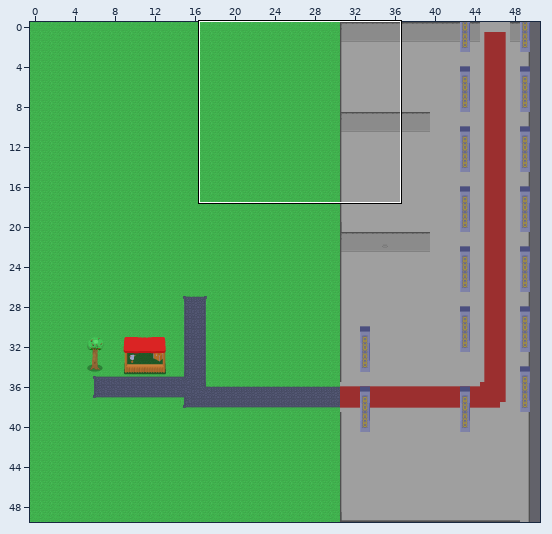
One commit to this Tiled map: assets/mapas/mapa.tmx. Above: a wide view before the commit, with the close-up outlined.
Close-up. Before the edit:
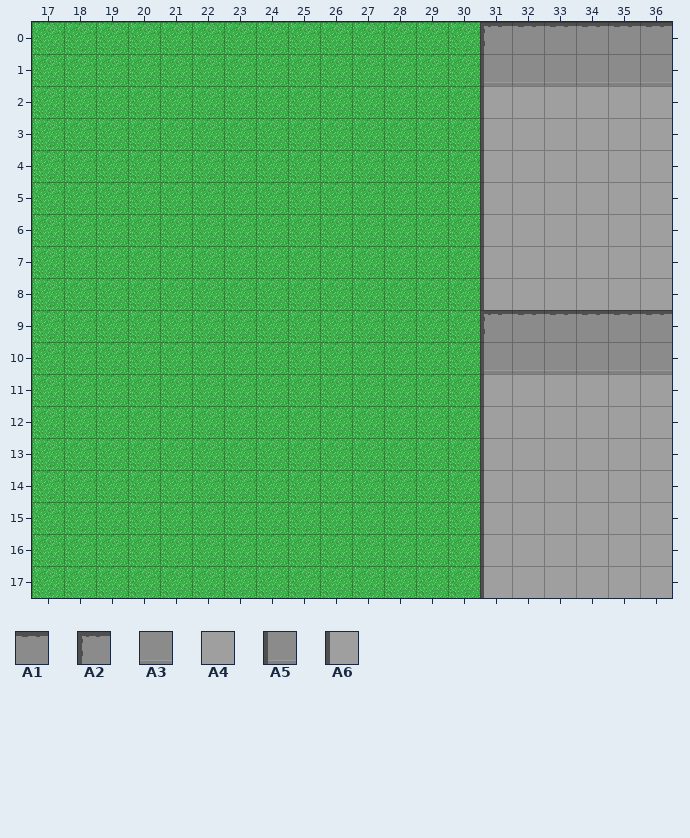
Cells are 32x32 px. Shown: x 17..36, y 0..17. The commit also changed other parts of the map, which this record leaves out.
Key: from "taller2": A1 8, A2 9, A3 23, A4 31, A5 39, A6 54.
__ is an empty cell, ## one hidden under a higher layer.
Layers that did not change in this view are not listed.
Layer "pisoInterior" before, first column x 23:
 0 __ __ __ __ __ __ __ __ A2 A1 A1 A1 A1 A1
 1 __ __ __ __ __ __ __ __ A5 A3 A3 A3 A3 A3
 2 __ __ __ __ __ __ __ __ A6 A4 A4 A4 A4 A4
 3 __ __ __ __ __ __ __ __ A6 A4 A4 A4 A4 A4
 4 __ __ __ __ __ __ __ __ A6 A4 A4 A4 A4 A4
 5 __ __ __ __ __ __ __ __ A6 A4 A4 A4 A4 A4
 6 __ __ __ __ __ __ __ __ A6 A4 A4 A4 A4 A4
 7 __ __ __ __ __ __ __ __ A6 A4 A4 A4 A4 A4
 8 __ __ __ __ __ __ __ __ A6 A4 A4 A4 A4 A4
 9 __ __ __ __ __ __ __ __ ## ## ## ## ## ##
10 __ __ __ __ __ __ __ __ ## ## ## ## ## ##
11 __ __ __ __ __ __ __ __ A6 A4 A4 A4 A4 A4
12 __ __ __ __ __ __ __ __ A6 A4 A4 A4 A4 A4
13 __ __ __ __ __ __ __ __ A6 A4 A4 A4 A4 A4
14 __ __ __ __ __ __ __ __ A6 A4 A4 A4 A4 A4
15 __ __ __ __ __ __ __ __ A6 A4 A4 A4 A4 A4
16 __ __ __ __ __ __ __ __ A6 A4 A4 A4 A4 A4
17 __ __ __ __ __ __ __ __ A6 A4 A4 A4 A4 A4
Layer "taller" before, first column x 23:
 0 __ __ __ __ __ __ __ __ __ __ __ __ __ __
 1 __ __ __ __ __ __ __ __ __ __ __ __ __ __
 2 __ __ __ __ __ __ __ __ __ __ __ __ __ __
 3 __ __ __ __ __ __ __ __ __ __ __ __ __ __
 4 __ __ __ __ __ __ __ __ __ __ __ __ __ __
 5 __ __ __ __ __ __ __ __ __ __ __ __ __ __
 6 __ __ __ __ __ __ __ __ __ __ __ __ __ __
 7 __ __ __ __ __ __ __ __ __ __ __ __ __ __
 8 __ __ __ __ __ __ __ __ __ __ __ __ __ __
 9 __ __ __ __ __ __ __ __ A2 A1 A1 A1 A1 A1
10 __ __ __ __ __ __ __ __ A5 A3 A3 A3 A3 A3
11 __ __ __ __ __ __ __ __ __ __ __ __ __ __
12 __ __ __ __ __ __ __ __ __ __ __ __ __ __
13 __ __ __ __ __ __ __ __ __ __ __ __ __ __
14 __ __ __ __ __ __ __ __ __ __ __ __ __ __
15 __ __ __ __ __ __ __ __ __ __ __ __ __ __
16 __ __ __ __ __ __ __ __ __ __ __ __ __ __
17 __ __ __ __ __ __ __ __ __ __ __ __ __ __
New version:
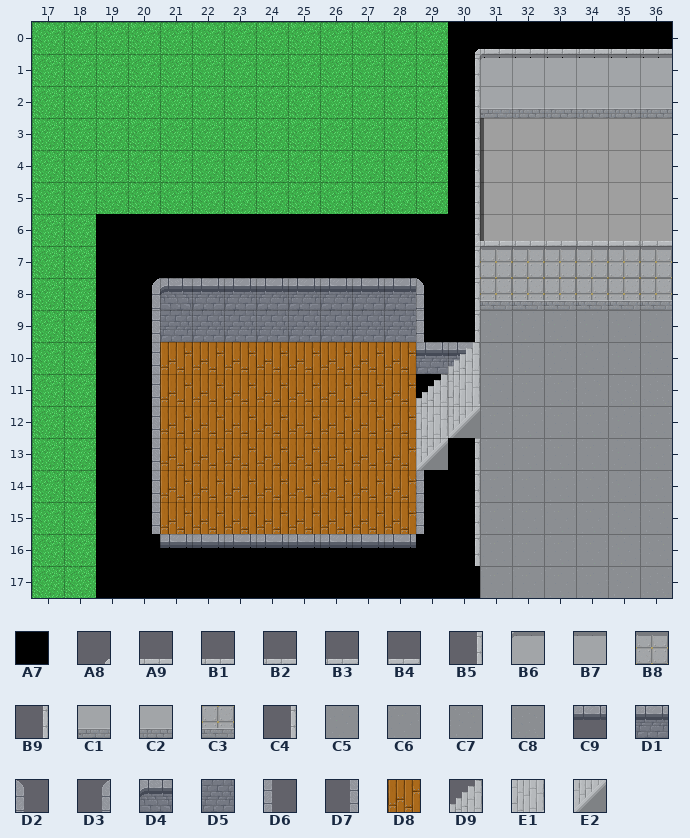
Further tiles: from "algo": A7 0, A8 402, A9 403, B1 404, B2 405, B3 406, B4 407, B5 502, B6 503, B7 504, B8 506, B9 602, C1 603, C2 604, C3 606, C4 702, C5 703, C6 704, C7 706, C8 707, C9 900, D1 902, D2 904, D3 905, D4 906, D5 1002, D6 1004, D7 1005, D8 1101, D9 1105, E1 1205, E2 1305.
Tiles of an added or newly shown layer are drawn over the layers below it.
Difference:
{"where": "layer \"negro\" (added)"}
{"y":0,"x":30,"old":"__ __ __ __ __ __ __","new":"A7 A7 A7 A7 A7 A7 A7"}
{"y":1,"x":30,"old":"__ __ __ __ __ __ __","new":"A7 A7 A7 A7 A7 A7 A7"}
{"y":2,"x":30,"old":"__","new":"A7"}
{"y":3,"x":30,"old":"__","new":"A7"}
{"y":4,"x":30,"old":"__","new":"A7"}
{"y":5,"x":30,"old":"__","new":"A7"}
{"y":6,"x":19,"old":"__ __ __ __ __ __ __ __ __ __ __ __","new":"A7 A7 A7 A7 A7 A7 A7 A7 A7 A7 A7 A7"}
{"y":7,"x":19,"old":"__ __ __ __ __ __ __ __ __ __ __ __","new":"A7 A7 A7 A7 A7 A7 A7 A7 A7 A7 A7 A7"}
{"y":8,"x":19,"old":"__ __","new":"A7 A7"}
{"y":8,"x":29,"old":"__ __","new":"A7 A7"}
{"y":9,"x":19,"old":"__ __","new":"A7 A7"}
{"y":9,"x":29,"old":"__ __","new":"A7 A7"}
{"y":10,"x":19,"old":"__ __","new":"A7 A7"}
{"y":11,"x":19,"old":"__ __","new":"A7 A7"}
{"y":11,"x":29,"old":"__","new":"A7"}
{"y":12,"x":19,"old":"__ __","new":"A7 A7"}
{"y":13,"x":19,"old":"__ __","new":"A7 A7"}
{"y":13,"x":30,"old":"__","new":"A7"}
{"y":14,"x":19,"old":"__ __","new":"A7 A7"}
{"y":14,"x":29,"old":"__ __","new":"A7 A7"}
{"y":15,"x":19,"old":"__ __","new":"A7 A7"}
{"y":15,"x":29,"old":"__ __","new":"A7 A7"}
{"y":16,"x":19,"old":"__ __ __ __ __ __ __ __ __ __ __ __","new":"A7 A7 A7 A7 A7 A7 A7 A7 A7 A7 A7 A7"}
{"y":17,"x":19,"old":"__ __ __ __ __ __ __ __ __ __ __ __","new":"A7 A7 A7 A7 A7 A7 A7 A7 A7 A7 A7 A7"}
{"where": "layer \"pisoInterior\""}
{"y":0,"x":30,"old":"__ A2 A1 A1 A1 A1 A1","new":"A8 A9 B1 B1 B1 B1 B1"}
{"y":1,"x":30,"old":"__ A5 A3 A3 A3 A3 A3","new":"B5 B6 B7 B7 B7 B7 B7"}
{"y":2,"x":30,"old":"__ A6 A4 A4 A4 A4 A4","new":"B9 C1 C2 C2 C2 C2 C2"}
{"y":3,"x":30,"old":"__","new":"C4"}
{"y":4,"x":30,"old":"__","new":"C4"}
{"y":5,"x":30,"old":"__","new":"C4"}
{"y":6,"x":30,"old":"__","new":"C4"}
{"y":7,"x":30,"old":"__","new":"C4"}
{"y":8,"x":30,"old":"__","new":"C4"}
{"y":11,"x":31,"old":"A6 A4 A4 A4 A4 A4","new":"C5 C6 C6 C7 C8 C8"}
{"y":12,"x":31,"old":"A6 A4 A4 A4 A4 A4","new":"C6 C6 C6 C6 C5 C6"}
{"y":13,"x":31,"old":"A6 A4 A4 A4 A4 A4","new":"C6 C6 C6 C6 C5 C6"}
{"y":14,"x":31,"old":"A6 A4 A4 A4 A4 A4","new":"C6 C6 C6 C6 C5 C6"}
{"y":15,"x":31,"old":"A6 A4 A4 A4 A4 A4","new":"C6 C6 C6 C6 C5 C7"}
{"y":16,"x":31,"old":"A6 A4 A4 A4 A4 A4","new":"C6 C6 C6 C6 C5 C7"}
{"y":17,"x":31,"old":"A6 A4 A4 A4 A4 A4","new":"C6 C6 C6 C6 C7 C8"}
{"where": "layer \"habitacionDetalles\" (added)"}
{"y":10,"x":29,"old":"__ __","new":"D1 D1"}
{"where": "layer \"taller\""}
{"y":6,"x":30,"old":"__ __ __ __ __ __ __","new":"A8 A9 B1 B2 B3 B4 B2"}
{"y":7,"x":30,"old":"__ __ __ __ __ __ __","new":"B5 B8 B8 B8 B8 B8 B8"}
{"y":8,"x":30,"old":"__ __ __ __ __ __ __","new":"B5 C3 C3 C3 C3 C3 C3"}
{"y":9,"x":30,"old":"__ A2 A1 A1 A1 A1 A1","new":"B5 C5 C5 C5 C5 C5 C5"}
{"y":10,"x":30,"old":"__ A5","new":"D9 C5"}
{"y":11,"x":30,"old":"__","new":"E1"}
{"y":12,"x":30,"old":"__","new":"E2"}
{"y":13,"x":30,"old":"__","new":"B5"}
{"y":14,"x":30,"old":"__","new":"B5"}
{"y":15,"x":30,"old":"__","new":"B5"}
{"y":16,"x":30,"old":"__","new":"B5"}
{"where": "layer \"habitacion\" (added)"}
{"y":8,"x":20,"old":"__ __ __ __ __ __ __ __ __ __","new":"D3 D4 D1 D1 D1 D1 D1 D1 D1 D2"}
{"y":9,"x":20,"old":"__ __ __ __ __ __ __ __ __ __","new":"D7 D5 D5 D5 D5 D5 D5 D5 D5 D6"}
{"y":10,"x":20,"old":"__ __ __ __ __ __ __ __ __","new":"D7 D8 D8 D8 D8 D8 D8 D8 D8"}
{"y":11,"x":20,"old":"__ __ __ __ __ __ __ __ __ __","new":"D7 D8 D8 D8 D8 D8 D8 D8 D8 D9"}
{"y":12,"x":20,"old":"__ __ __ __ __ __ __ __ __ __","new":"D7 D8 D8 D8 D8 D8 D8 D8 D8 E1"}
{"y":13,"x":20,"old":"__ __ __ __ __ __ __ __ __ __","new":"D7 D8 D8 D8 D8 D8 D8 D8 D8 E2"}
{"y":14,"x":20,"old":"__ __ __ __ __ __ __ __ __ __","new":"D7 D8 D8 D8 D8 D8 D8 D8 D8 D6"}
{"y":15,"x":20,"old":"__ __ __ __ __ __ __ __ __ __","new":"D7 D8 D8 D8 D8 D8 D8 D8 D8 D6"}
{"y":16,"x":21,"old":"__ __ __ __ __ __ __ __","new":"C9 C9 C9 C9 C9 C9 C9 C9"}
{"label":"changed","picture_box":[96,22,672,598]}
